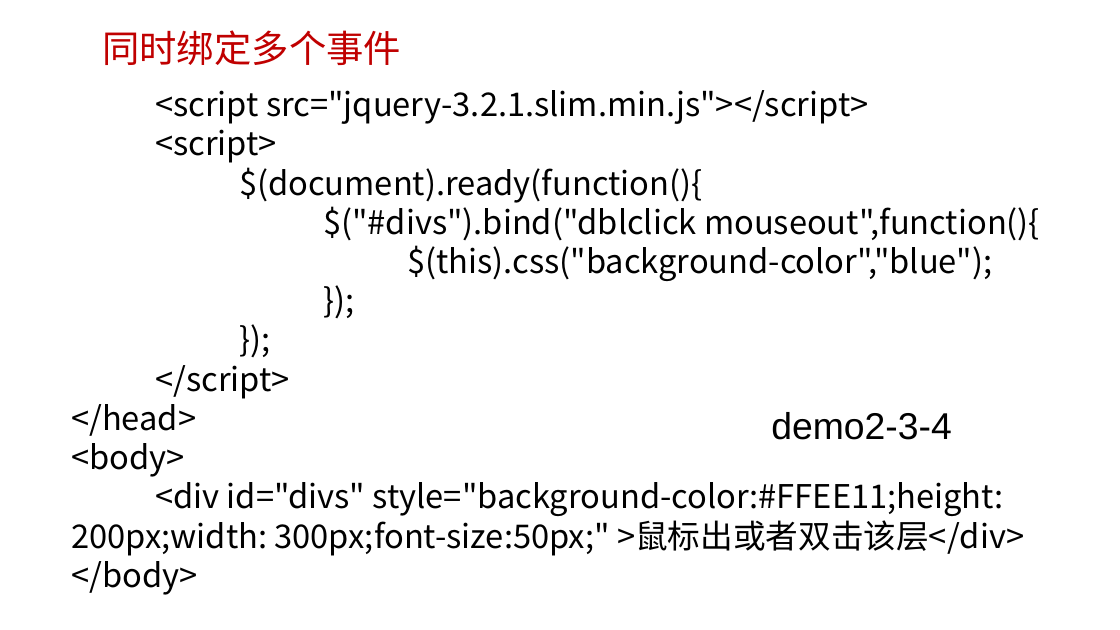
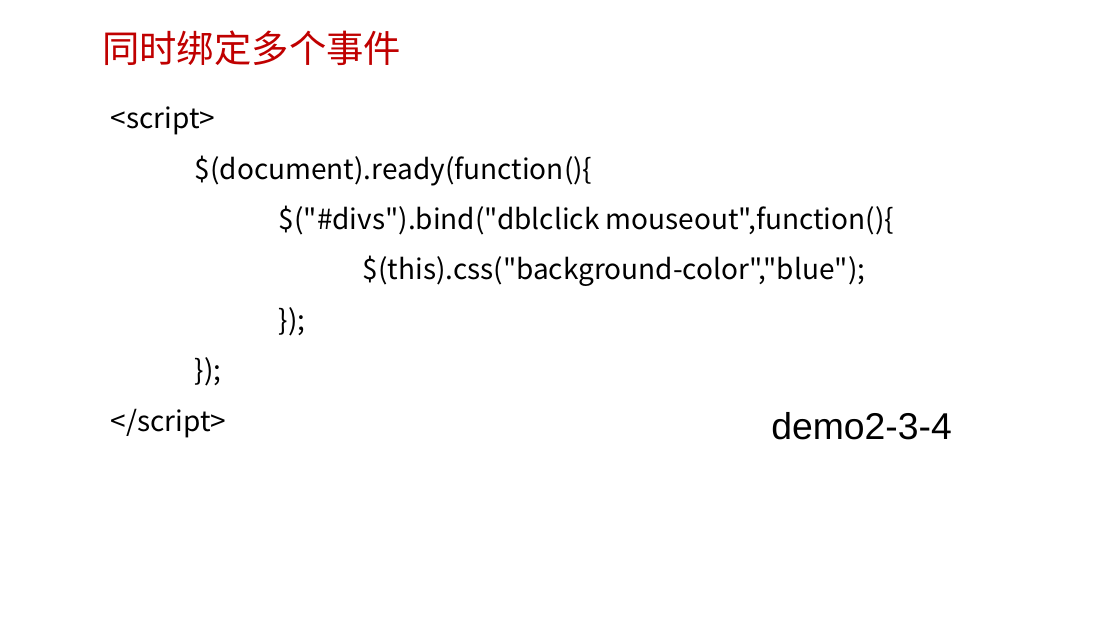
Before and after one commit to edu2act/course-web2, a slide deck: slide 14 of materials/slides/2-3 jQuery事件和事件处理.pptx. Drawn at 1120x630 pixels with LibreOffice and Linux fonts; fonts in the diff are those of the drawing; background and template pictures are left out. Boxes give left, top, right and bottom in pixels: in the first picture for what was removed or moved away, otherwise in the second. Text is boxed around its words. In the diff, an @@ line names an element or a change of style, - is before the commit and + after.

```diff
--- a/materials/slides/2-3 jQuery事件和事件处理.pptx
+++ b/materials/slides/2-3 jQuery事件和事件处理.pptx
@@ text "<script>": place and size @@
-text "<script>" at [71, 90, 1040, 595]
+text "<script>" at [111, 106, 894, 438]
@@ text "<script>" at [111, 106, 894, 438]: size 28 to 24 pt; line spacing 1 to 1.5 @@
@@ text at [155, 90, 868, 124]: paragraph removed @@
-<script src="jquery-3.2.1.slim.min.js"></script>
@@ text at [71, 396, 1024, 595]: paragraphs removed @@
-</head>
-<body>
-<div id="divs" style="background-color:#FFEE11;height: 200px;width: 300px;font-size:50px;" >鼠标出或者双击该层</div>
-</body>
```
Also in this commit, not shown: 3 other slides changed, 4 other files.
